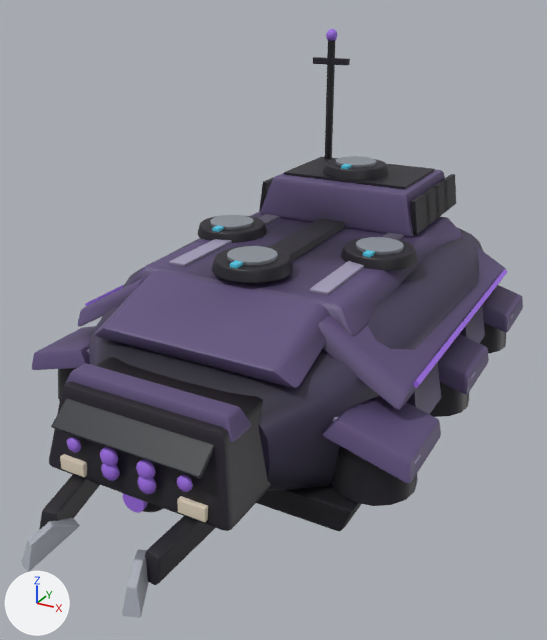
Before and after pictures for a commit that changed the glTF model assets/vehicles/ex_strider_6.glb.
Both versions are drawn from a 50 mm camera at (5.11, -10.14, 5.08) aimed at (-0.37, -0.18, 0.1). The axes (+X, +Y, +Z) are drawn at lower left. The lights are the same throughout. The picture after the commit comes second. Where no turn or scale is listed for an object, it has been applied to the vertices. Vertices at exactly the same position are counted once.
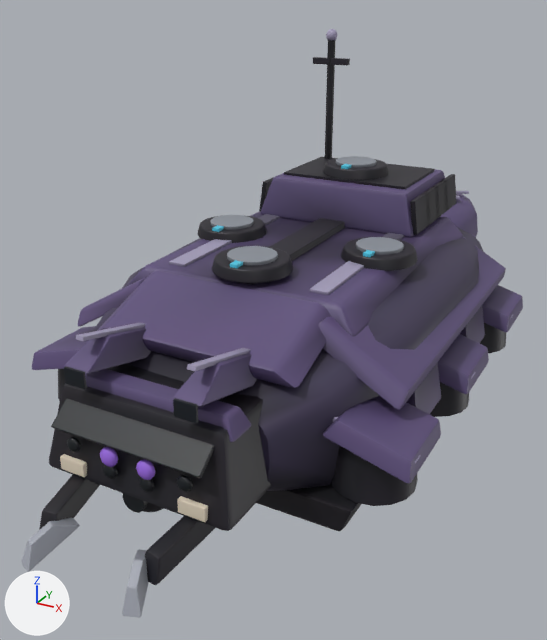
Where the newer file only moved an object's origin or applied its transform, the numbers keep the older frame.

Location of each change, (x1, y1, x2, y2) in pixels of the pictures (547 x 640 px):
part 1 of me_mesh_0, added: after (103, 465, 118, 479)
part 2 of me_mesh_0, added: after (139, 478, 155, 492)
part 3 of me_mesh_0, added: after (173, 398, 198, 423)
part 4 of me_mesh_0, added: after (64, 367, 87, 389)
part 5 of me_mesh_0, deleted: before (85, 269, 508, 494)
part 6 of me_mesh_0, built on (mostly hidden before): before (88, 201, 513, 462); after (65, 191, 513, 462)
part 7 of me_mesh_0, recoloured: (67, 29, 508, 513) in both
part 8 of me_mesh_0, recoloured: (326, 29, 338, 41) in both
part 9 of me_mesh_0, recoloured: (67, 437, 193, 513) in both

The edits, one by one:
me_mesh_0 is used by ob_mesh_0; location (-2.98, 4.51, -1.25).
me_mesh_0 had 5444 vertices, 10560 faces and spanned x 0.0..5.97, y -9.99..0.0, z 0.0..5.66.
me_mesh_0 now has 6208 vertices, 12048 faces and spans x 0.0..5.97, y -9.99..2.5, z 0.0..5.66.
me_mesh_0 part 1: a new loose piece, a UV sphere (10 segments, 6 rings, poles along z) spanning x 2.61..2.81, y -8.99..-8.86, z 0.93..1.13, in mat_glass.
me_mesh_0 part 2: a new loose piece, a UV sphere (10 segments, 6 rings, poles along z) spanning x 3.16..3.35, y -8.99..-8.86, z 0.93..1.13, in mat_glass.
me_mesh_0 part 3: the loose piece of 56 vertices spanning x 3.68..4.07, y -8.93..-8.85, z 0.78..0.98 is copied, and the copy is scaled about its middle by (0.802, 0.519, 1.22), then moved by (-0.1, 0.1, 1.21), in mat_glass; it spans x 3.62..3.93, y -8.82..-8.78, z 1.98..2.2.
me_mesh_0 part 4: the loose piece of 56 vertices spanning x 1.9..2.28, y -8.93..-8.85, z 0.78..0.98 is copied, and the copy is scaled about its middle by (0.802, 0.519, 1.22), then moved by (0.1, 0.1, 1.21), in mat_glass; it spans x 2.04..2.34, y -8.82..-8.78, z 1.98..2.2.
me_mesh_0 part 5: 6 loose pieces with 168 vertices, spanning x 0.28..5.68, y -9.0..0.0, z 0.9..1.87, are deleted.
me_mesh_0 part 6: 45 vertices moved within x 1.05..5.96, y -7.35..-0.28, z 1.22..3.21; 24 vertices removed from x 1.99..4.36, y -3.23..-0.28, z 1.72..3.21; 692 vertices added at x 1.55..4.42, y -8.79..2.44, z 0.83..3.21.
me_mesh_0 part 7: 990 kept faces spanning x 0.01..5.96, y -9.98..-0.07, z 0.15..5.66 get new vertex colours.
me_mesh_0 part 8: 80 faces spanning x 1.93..2.15, y -1.61..-1.39, z 5.44..5.66 switch from mat_glow to mat_trim.
me_mesh_0 part 9: 234 faces spanning x 2.07..3.9, y -8.99..-8.81, z 0.49..1.33 switch from mat_glow to mat_glass.
Other edits to the shape of me_mesh_0 do not show in these pictures.
